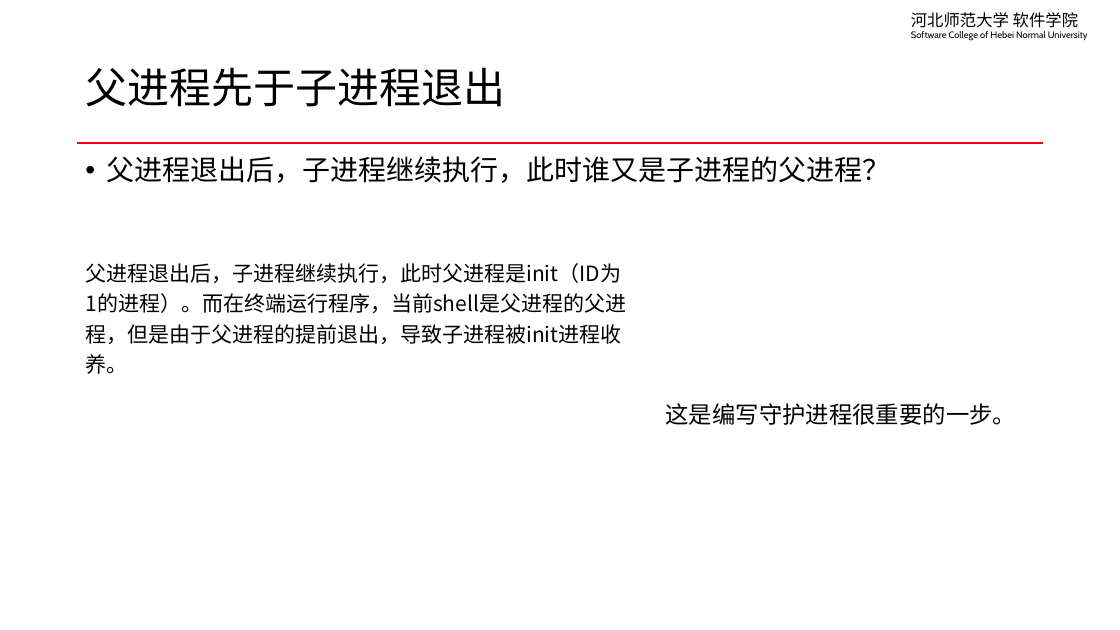
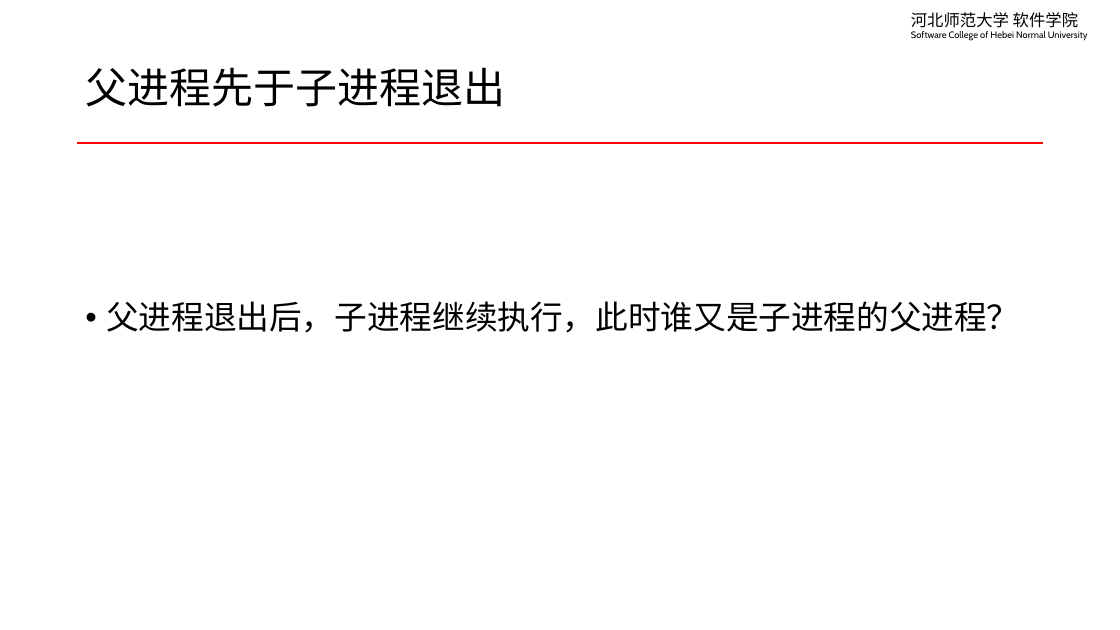
Before and after one commit to edu2act/course-linux-system, a slide deck: slide 6 of materials/slides/ch14-linux-system-programming.pptx. Drawn at 1120x630 pixels with LibreOffice and Linux fonts; fonts in the diff are those of the drawing. Boxes give left, top, right and bottom in pixels: in the first picture for what was removed or moved away, otherwise in the second. Text is boxed around its words. In the diff, an @@ line names an element or a change of style, - is before the commit and + after.

```diff
--- a/materials/slides/ch14-linux-system-programming.pptx
+++ b/materials/slides/ch14-linux-system-programming.pptx
@@ text "父进程退出后，子进程继续执行，此时谁又是子进程的父进程？" at (106, 301, 1019, 333): size 24 to 28 pt @@
@@ table removed at (77, 253, 1044, 575), 1 rows, 2 columns @@
-父进程退出后，子进程继续执行，此时父进程是init（ID为1的进程）。而在终端运行程序，当前shell是父进程的父进程，但是由于父进程的提前退出，导致子进程被init进程收养。 | 这是编写守护进程很重要的一步。
```
Also in this commit, not shown: 4 other slides changed, 1 slide added, 4 slides removed, 9 other files.
